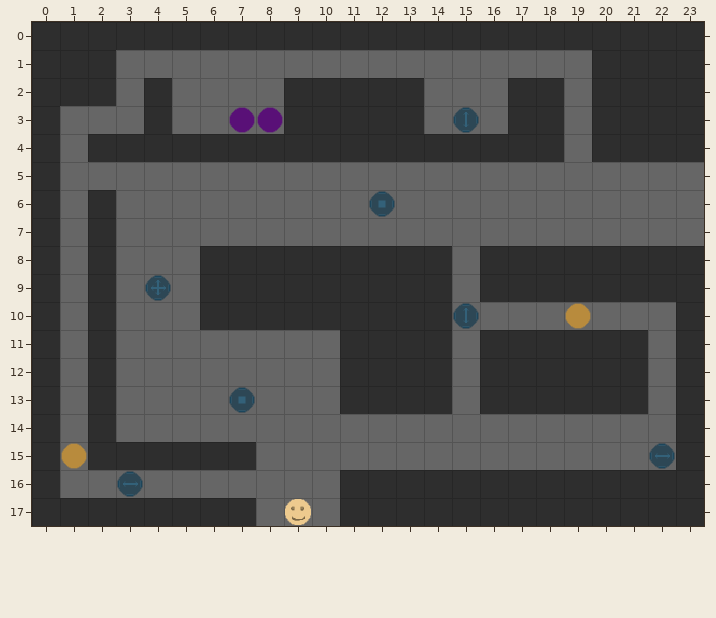
Two versions of a level (Tiled map, android/assets/maps/mapES.tmx). The first picture shows the starting point.
Cells are 64x64 px. Shown: x 0..23, y 0..17.
After:
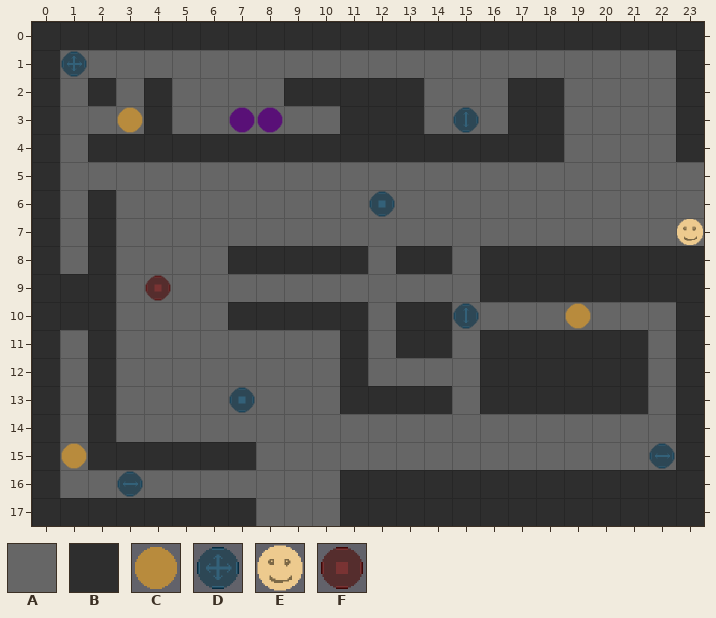
Key: from "tilset": A 0, B 1, C 4, D 7, E 8, F 10.
_ is an empty cell.
The edit:
Layer "bg":
y 1: x 1..2 BB -> AA; x 20..22 BBB -> AAA
y 2: x 1 B -> A; x 20..22 BBB -> AAA
y 3: x 9..10 BB -> AA; x 20..22 BBB -> AAA
y 4: x 20..22 BBB -> AAA
y 8: x 6 B -> A; x 12 B -> A
y 9: x 1 A -> B; x 6..14 BBBBBBBBB -> AAAAAAAAA
y 10: x 1 A -> B; x 6 B -> A; x 12 B -> A
y 11: x 12 B -> A
y 12: x 12..14 BBB -> AAA
Layer "fg":
y 1: x 1 _ -> D
y 3: x 3 _ -> C
y 7: x 23 _ -> E
y 9: x 4 D -> F
y 17: x 9 E -> _
